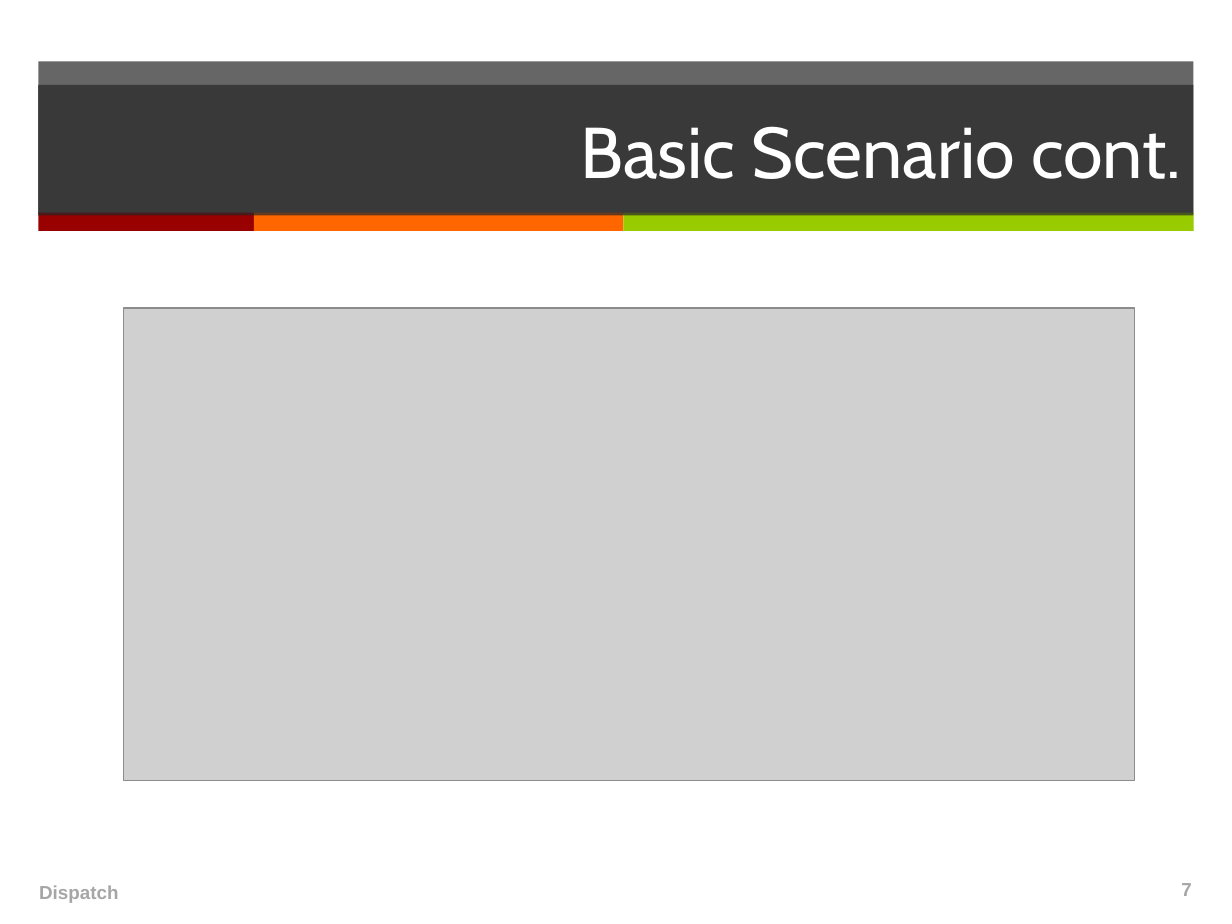
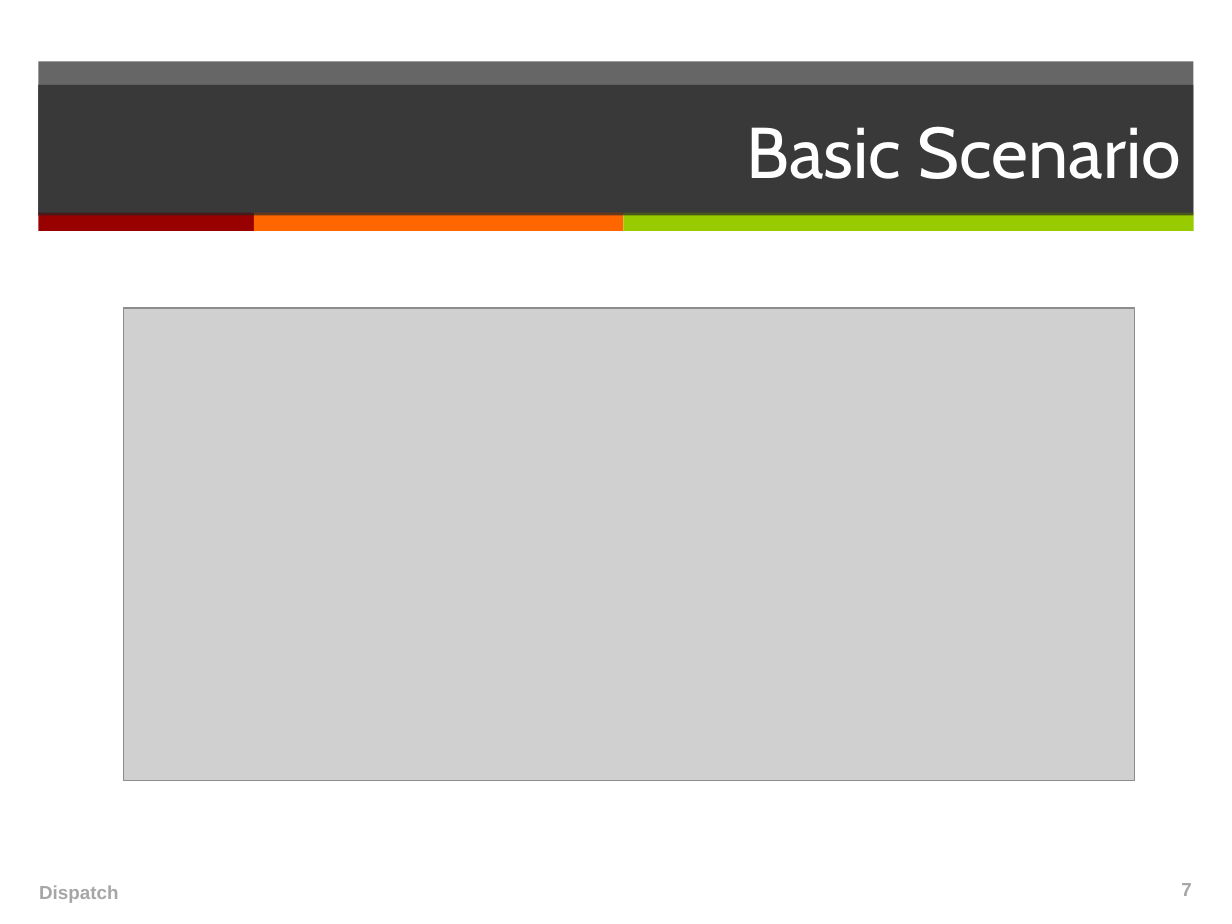
Before and after one commit to japacible/milk-banking-dispatch, a slide deck: slide 7 of presentations/presentation-draft-due-3-6.ppt. Drawn at 1232x924 pixels with LibreOffice and Linux fonts; fonts in the diff are those of the drawing; grey boxes stand for pictures. Boxes give left, top, right and bottom in pixels: in the first picture for what was removed or moved away, otherwise in the second. Text is boxed around its words. In the diff, an @@ line names an element or a change of style, - is before the commit and + after.

```diff
--- a/presentations/presentation-draft-due-3-6.ppt
+++ b/presentations/presentation-draft-due-3-6.ppt
@@ title at <box>747,126,1181,179</box>: text changed @@
-Basic Scenario cont.
+Basic Scenario
```
Also in this commit, not shown: 7 other slides changed, 1 slide added.
